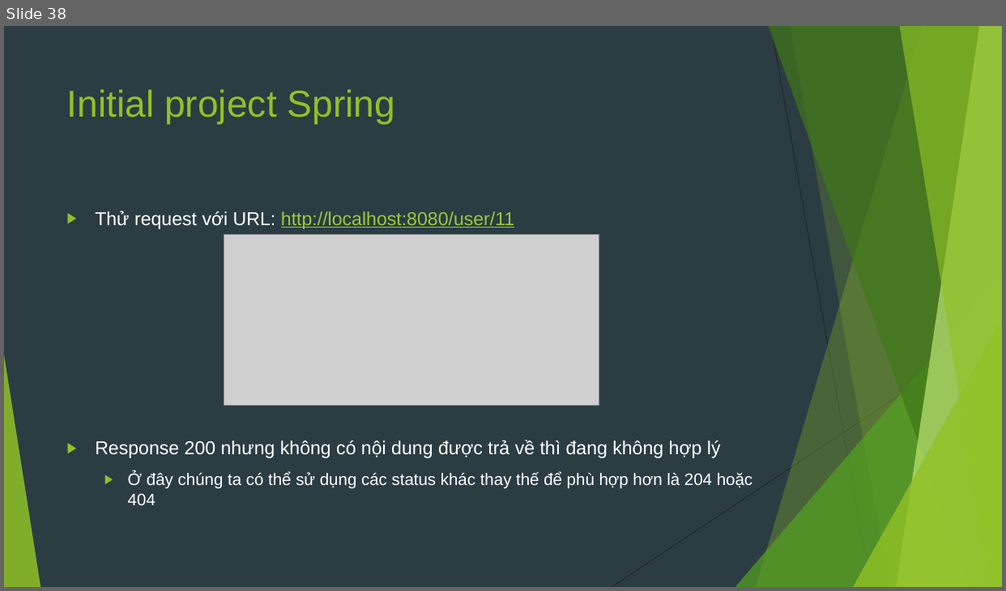
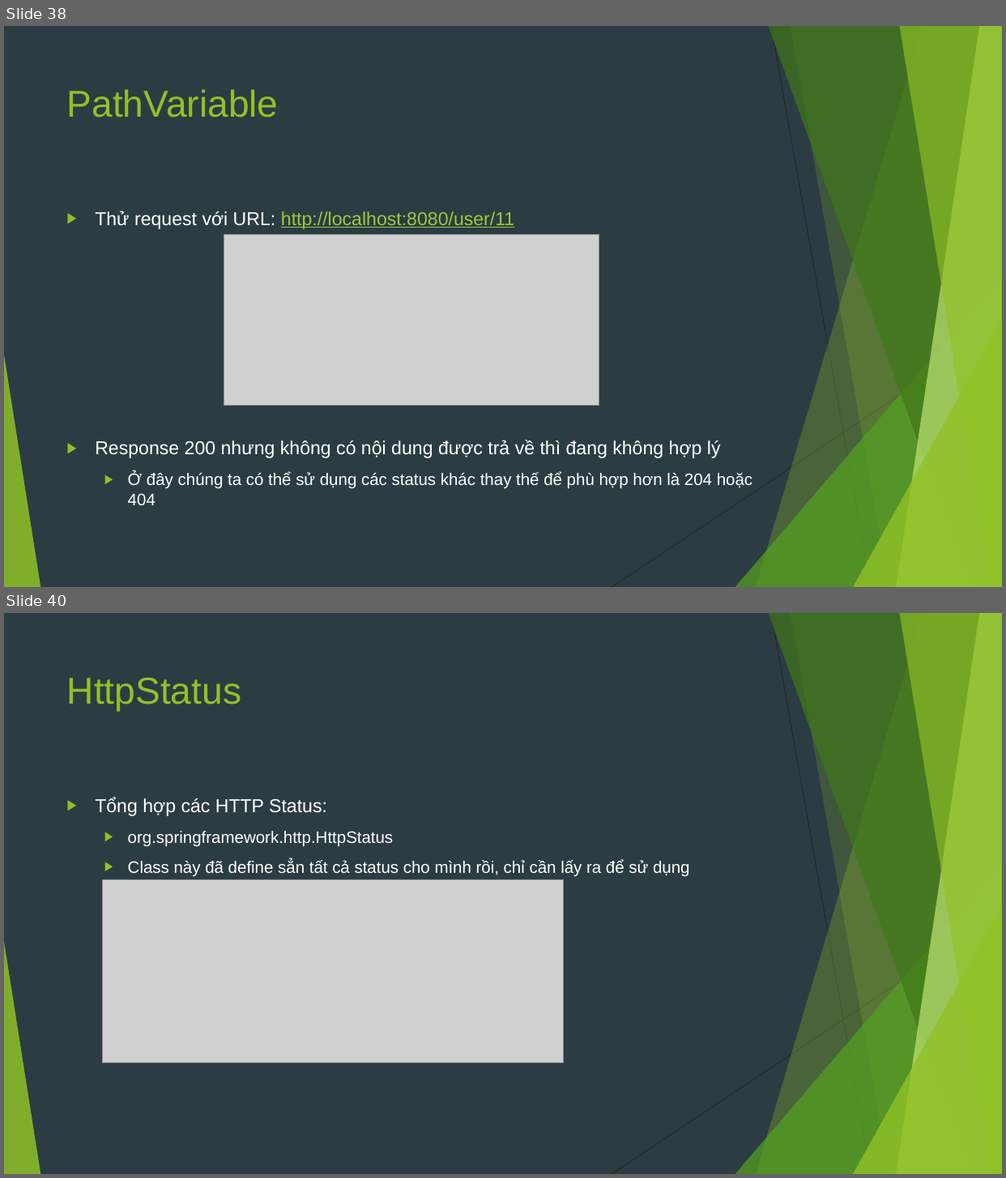
Before and after one commit to sobbingwind/SpringBoot, a slide deck: 02.RESTful API.pptx. Shown one above the other, each under a label of ours: slide 38 before the commit, slides 38 and 40 after it; the slides between them are not shown. The pictures are 1006x591 and 1006x1178 pixels, drawn with LibreOffice and Linux fonts; fonts in the diff are those of the drawing; grey boxes stand for pictures. Boxes give left, top, right and bottom in pixels: in the first picture for what was removed or moved away, otherwise in the second. Text is boxed around its words. In the diff, an @@ line names an element or a change of style, - is before the commit and + after.

```diff
--- a/02.RESTful API.pptx
+++ b/02.RESTful API.pptx
@@ slide 40 added at (4,613,1002,1174), background #2C3C43; not listed: 10 template elements that a slide beside it also shows @@
@@ title added at (67,678,241,712), 36 pt, text #90C226 @@
+HttpStatus
@@ text added at (95,797,690,877), 16 pt, text #FFFFFF @@
+▶ Tổng hợp các HTTP Status:
+  ▶ org.springframework.http.HttpStatus
+  ▶ Class này đã define sẳn tất cả status cho mình rồi, chỉ cần lấy ra để sử dụng
@@ picture added at (103,879,564,1063) @@
@@ slide 38 changed as well @@
@@ title at (67,89,279,118): text changed @@
-Initial project Spring
+PathVariable
```
Also in this commit, not shown: 15 other slides changed, 17 other slides added.
